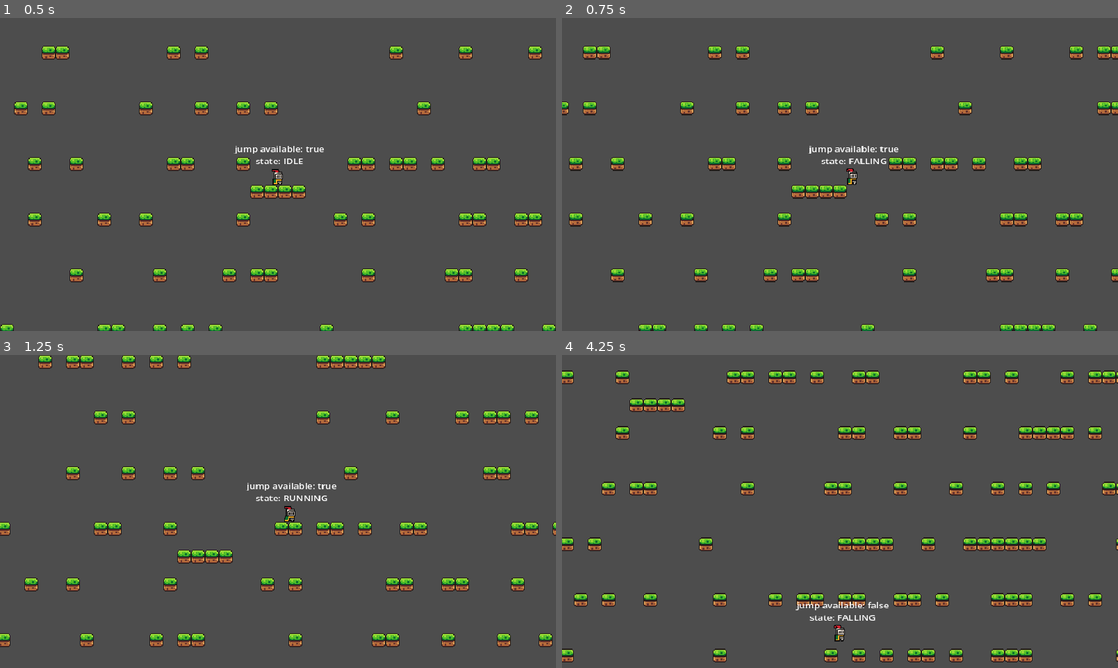
Above: before the commit, frames 1-4 (two rows, left to right).
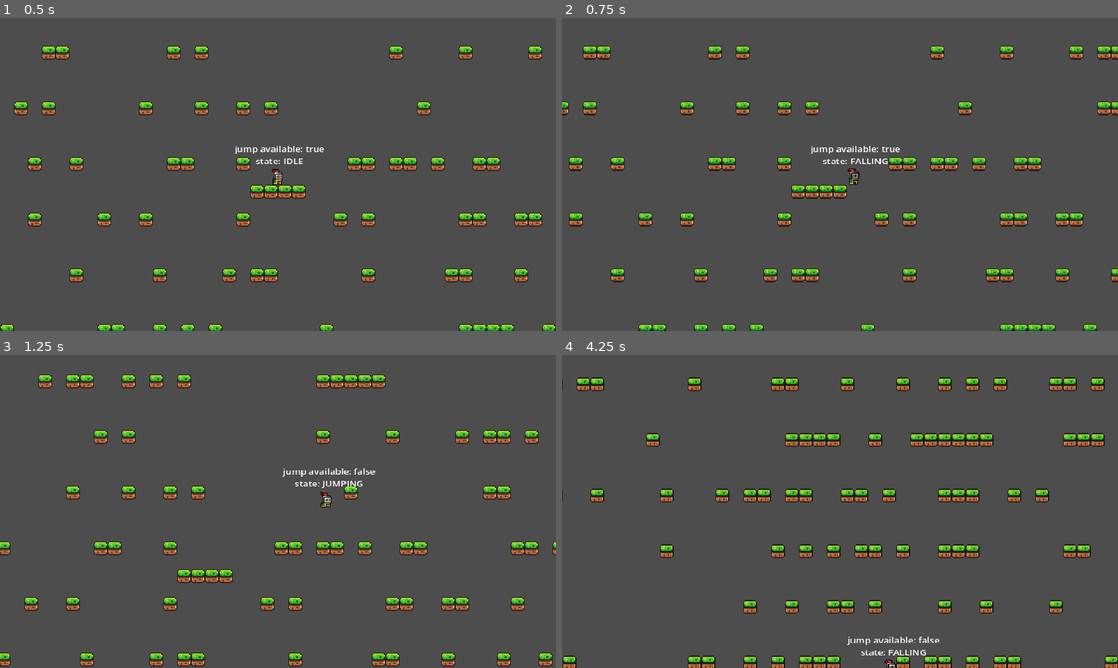
Above: after the commit, the same moments.

Repository: danielvogelsang/project-daydream
Game: Godot game, scene res://scenes/level/level.tscn
Same seed, same stepped clock (60 frames per second), same inputs: the game is played once before the commit and once after it.
Inputs:
- Up to frame 1 (0.5 s): no input
- Up to frame 2 (0.75 s): tap Enter at 0.5 s; hold D (right) from 0.53 s (still down); tap Space (jump) at 0.6 s
- Up to frame 3 (1.25 s): keep holding D (right); tap Space (jump) at 0.77, 1.07 s
- Up to frame 4 (4.25 s): tap Space (jump) at 1.35, 1.52, 1.82, 2.1, 2.85, 3.02, 3.32, 3.6, 3.77, 4.07 s; release D (right) at 2.03 s; hold A (left) 2.03-2.78 s; hold D (right) from 2.78 s (still down)

Frame 1 is identical in both runs. In frame 2, 0.4% of the frame differs, in the area x 44-61%, y 40-54%; in frame 3, 14%; in frame 4, 16%, in the area x 0-100%, y 4-100%.

Commit message:
code cleanup and todo added

Diff:
--- a/scenes/player/player.gd
+++ b/scenes/player/player.gd
@@ -27,14 +27,11 @@
 
 func calculate_states() -> void:
 	if is_on_floor():
-		in_air = false
-		jump_available = true
 		if velocity.x == 0:
 			change_state(PlayerState.IDLE)
 		else:
 			change_state(PlayerState.RUNNING)
 	else:
-		in_air = true
 		if velocity.y > 0:
 			change_state(PlayerState.FALLING)
 		else:
@@ -56,12 +53,7 @@
 			anim_player.play("Falling")
 
 func get_input() -> void:
-	velocity.x = 0
-
-	if in_air:
-		air_speed = SPEED - air_resistance
-	else:
-		air_speed = SPEED
+	handle_air_speed()
 
 	if Input.is_action_pressed("left"):
 		velocity.x = - air_speed
@@ -71,6 +63,7 @@
 		anim_player.flip_h = false
 
 	# small jumps
+	# TODO: fix flying by spamming jump
 	if Input.is_action_just_released("jump") and velocity.y < 0:
 		velocity.y = DIMINISHING_JUMP_VELOCITY
 
@@ -78,12 +71,25 @@
 		velocity.y = JUMP_VELOCITY
 		coyote_timeout()
 
-	# keeps falling speed between JUMP_VELOCITY and MAX_FALL_SPEED
-	velocity.y = clampf(velocity.y, JUMP_VELOCITY, MAX_FALL_SPEED)
+func is_in_air() -> void:
+	if is_on_floor():
+		in_air = false
+		jump_available = true
+	else: in_air = false
+
+func handle_air_speed() -> void:
+	velocity.x = 0
+	if in_air:
+		air_speed = SPEED - air_resistance
+	else:
+		air_speed = SPEED
 
 func handle_falling(delta: float) -> void:
 	if not is_on_floor():
 		velocity.y += GRAVITY * delta
+
+	# keeps falling speed between JUMP_VELOCITY and MAX_FALL_SPEED
+	velocity.y = clampf(velocity.y, JUMP_VELOCITY, MAX_FALL_SPEED)
 
 func handle_coyote_timer() -> void:
 	if jump_available:
@@ -102,5 +108,6 @@
 	get_input()
 	move_and_slide()
 	calculate_states()
+	is_in_air()
 	handle_coyote_timer()
 	update_debug_label()
